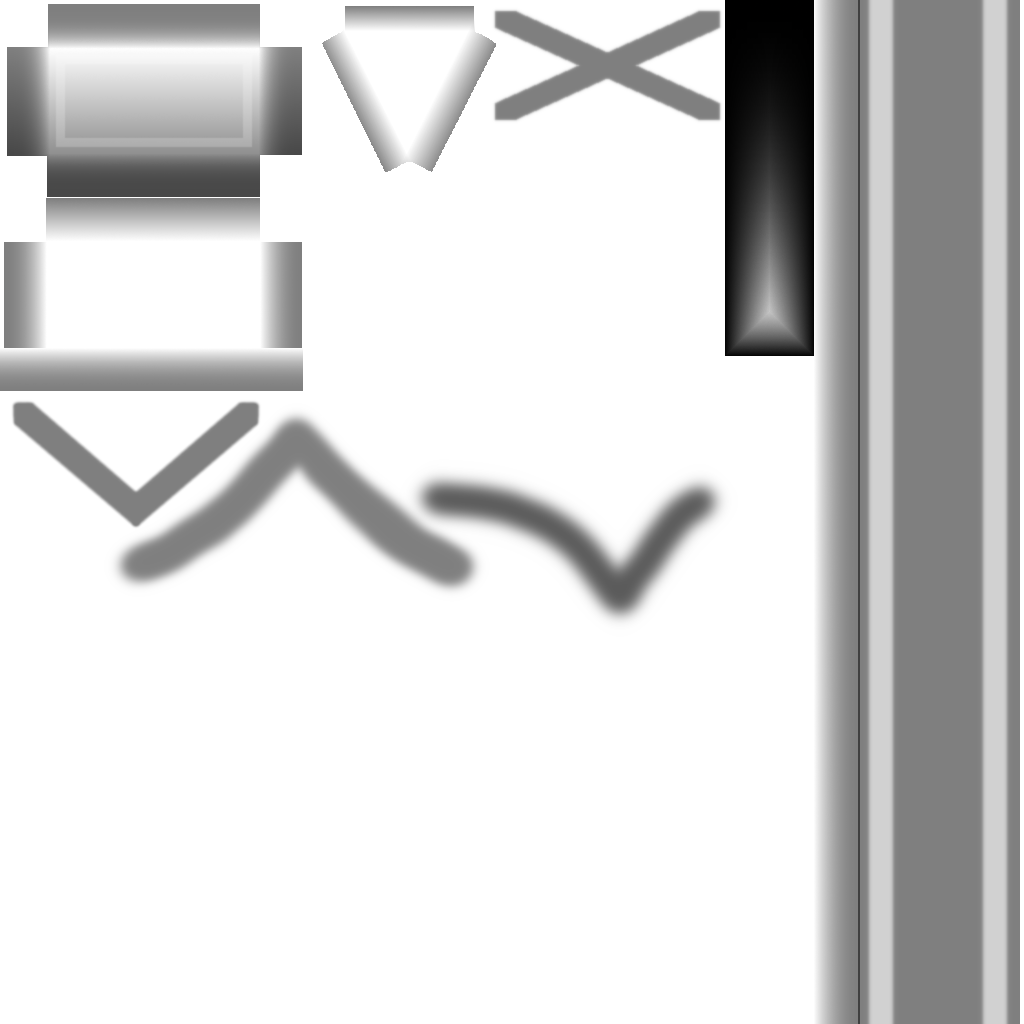
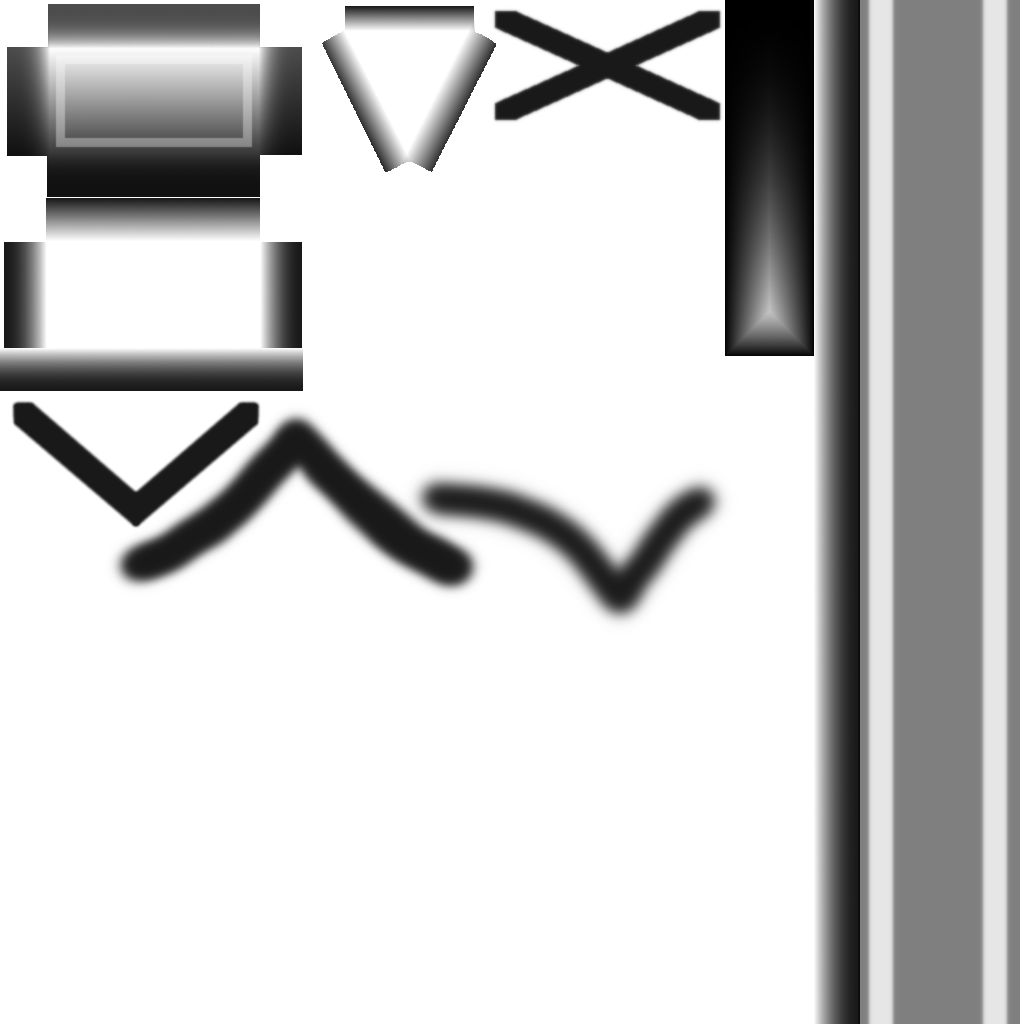
Revision of a layered w=1024, h=1024 image; what changed, layer by layer:
"Layer #16": opacity 50% → 90% over [11, 400, 262, 530]
"Layer #17": opacity 50% → 90% over [814, 0, 860, 1024]
"Layer #15": opacity 50% → 90% over [46, 198, 260, 240]
"Layer #14": opacity 50% → 90% over [4, 242, 46, 348]
"Layer #13": opacity 50% → 90% over [261, 242, 302, 348]
"Layer #12": opacity 50% → 90% over [0, 349, 303, 391]
"Layer #20": opacity 50% → 80% over [501, 92, 718, 122]
"Layer #19": opacity 50% → 90% over [104, 403, 490, 595]
"Layer #21": opacity 65% → 90% over [399, 471, 727, 625]
"Layer #18": opacity 50% → 80% over [304, 411, 493, 480]
"Layer #9": opacity 50% → 90% over [491, 9, 722, 122]
"Layer #1": opacity 64% → 80% over [867, 0, 1009, 1024]
"Layer #7": opacity 50% → 90% over [322, 6, 496, 172]
"Layer #6": opacity 50% → 80% over [352, 38, 466, 151]
"Layer #4": opacity 50% → 70% over [7, 4, 302, 197]
"Layer": opacity 20% → 35% over [54, 53, 254, 149]
"Layer #3": opacity 50% → 90% over [7, 48, 302, 197]
